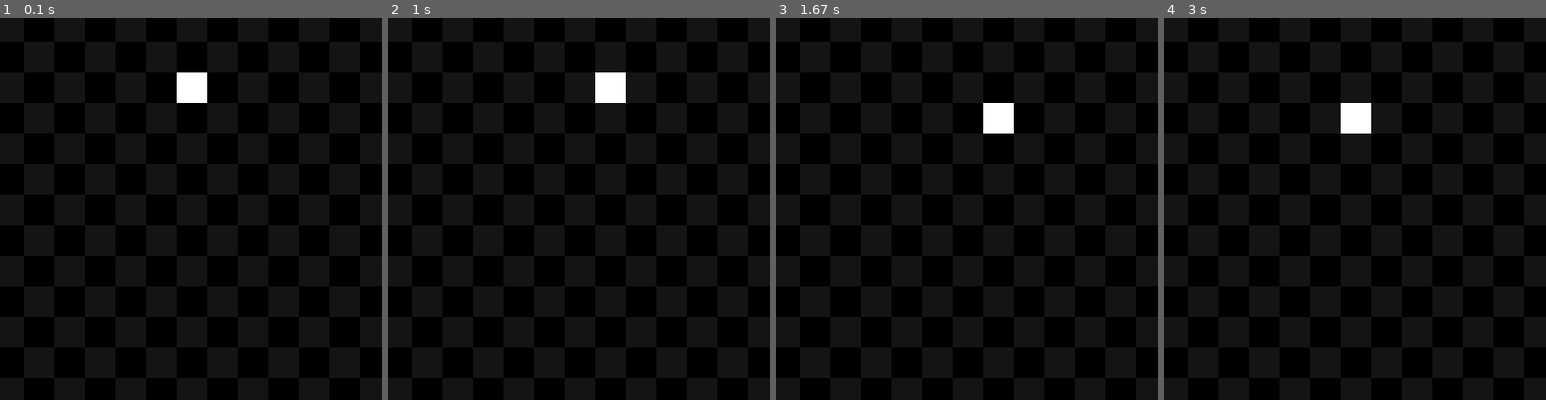
Above: before the commit, frames 1-4 (left to right).
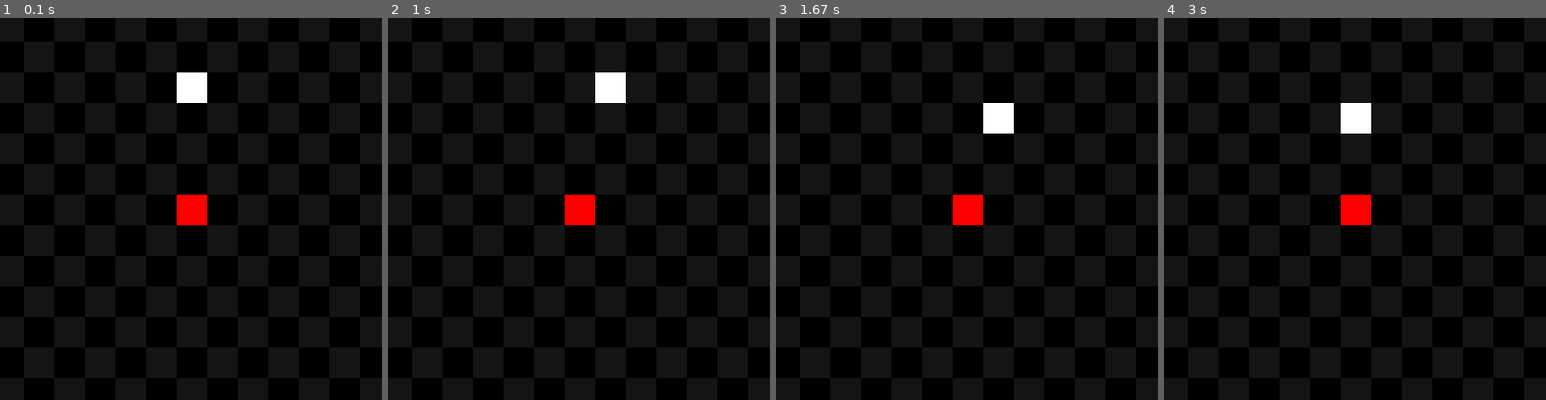
Above: after the commit, the same moments.

Repository: johan-l-r/pygame_snake
Game: pygame game, started from main.py
Same seed, same stepped clock (60 frames per second), same inputs: the game is played once before the commit and once after it.
Inputs:
- Up to frame 1 (0.1 s): no input
- Up to frame 2 (1 s): tap W at 0.33 s; hold Right from 0.67 s (still down)
- Up to frame 3 (1.67 s): release Right at 1.13 s; tap S at 1.5 s
- Up to frame 4 (3 s): hold Left 2.33-2.87 s
The pictures show only the part of the screen within x 25-75%, y 41-91%; the shares and areas given below are measured in that part.

The runs differ from the first frame. In frame 1, 0.6% of the frame differs, in the area x 46-55%, y 46-55%; in frame 2, 0.6%; in frame 3, 0.6%; in frame 4, 0.6%.

Commit message:
feat: add apple and its random positioning

Diff:
--- a/main.py
+++ b/main.py
@@ -1,4 +1,5 @@
 import pygame as pg
+import random
 
 pg.init()
 
@@ -20,6 +21,11 @@
 window = pg.display.set_mode((800, 800))
 
 snake_head = pg.Rect(snake_x_pos, snake_y_pos, CELL_SIZE, CELL_SIZE)
+apple = pg.Rect(
+  random.randint(0, MAX_CELLS) * CELL_SIZE,
+  random.randint(0, MAX_CELLS) * CELL_SIZE,
+  CELL_SIZE, CELL_SIZE
+)
 
 def draw_grid():
   current_cell_color = (0, 0, 0)
@@ -63,5 +69,6 @@
   # draw game
   draw_grid()
   pg.draw.rect(window, (255, 255, 255), snake_head)
+  pg.draw.rect(window, (255, 0, 0), apple)
 
   pg.display.flip()
